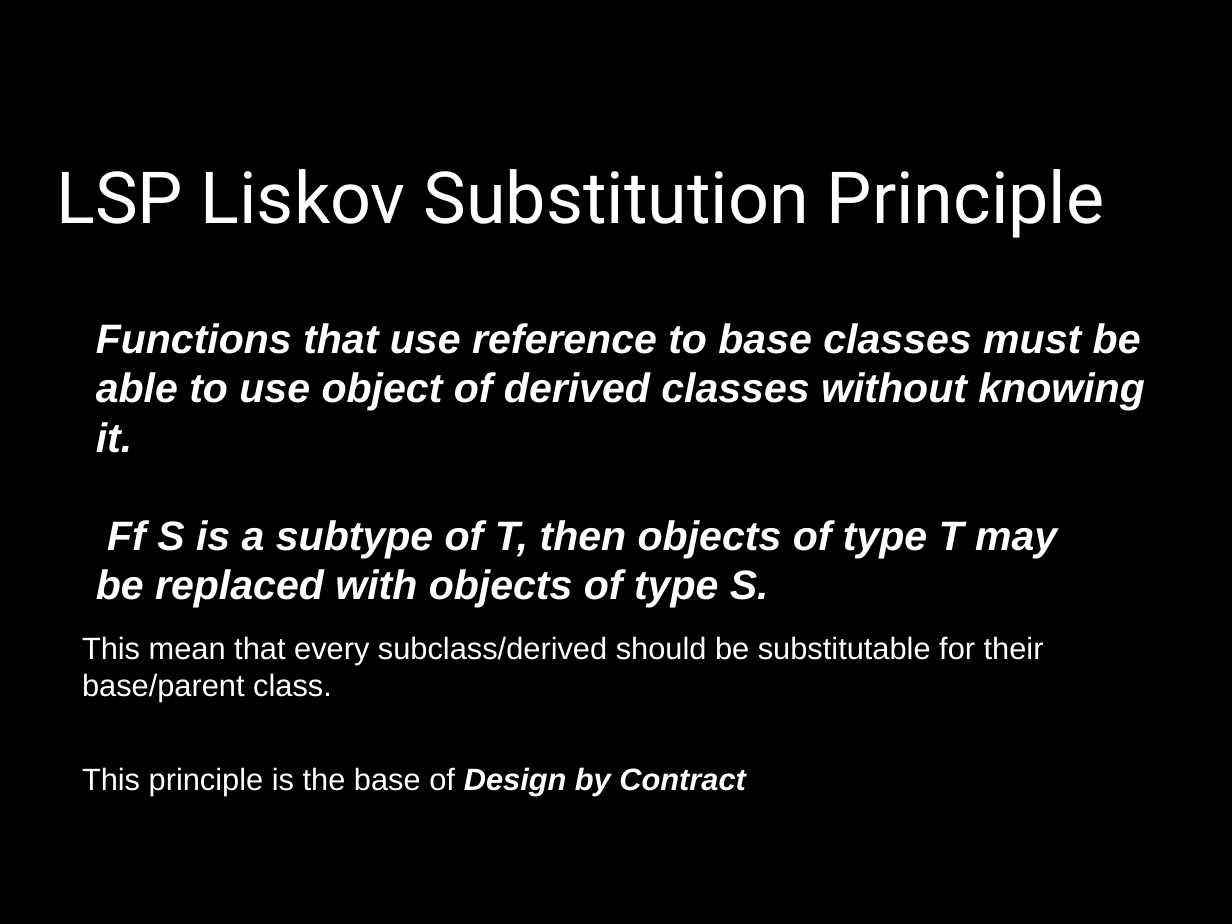
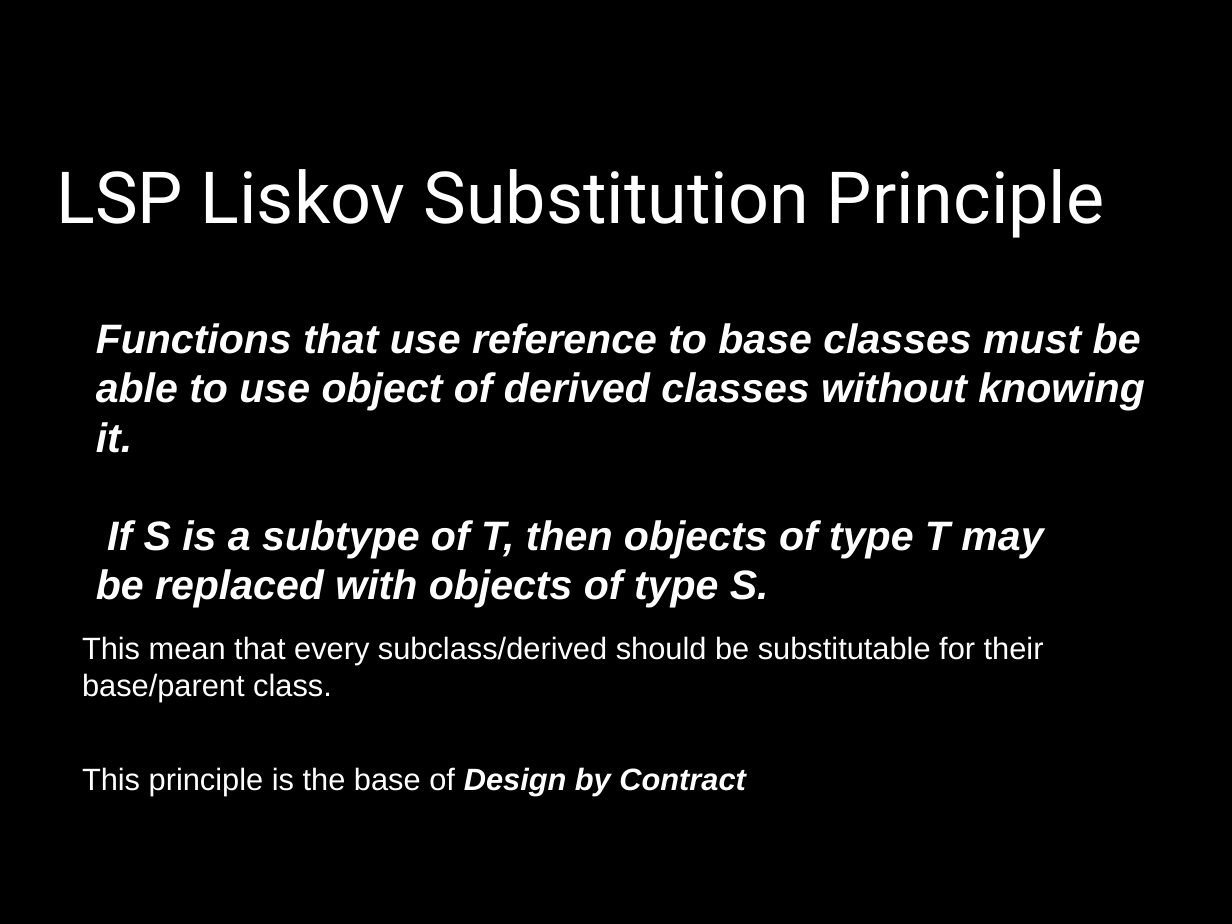
Before and after one commit to FrancoMelandri/SOLID, a slide deck: slide 19 of docs/solid.pptx. Drawn at 1232x924 pixels with LibreOffice and Linux fonts; fonts in the diff are those of the drawing. Boxes give left, top, right and bottom in pixels: in the first picture for what was removed or moved away, otherwise in the second. Text is boxed around its words. In the diff, an @@ line names an element or a change of style, - is before the commit and + after.

```diff
--- a/docs/solid.pptx
+++ b/docs/solid.pptx
@@ text at box(96, 520, 1043, 608): text changed @@
-Ff S is a subtype of T, then objects of type T may be replaced with objects of type S.
+If S is a subtype of T, then objects of type T may be replaced with objects of type S.
```
Also in this commit, not shown: 4 other slides changed.
